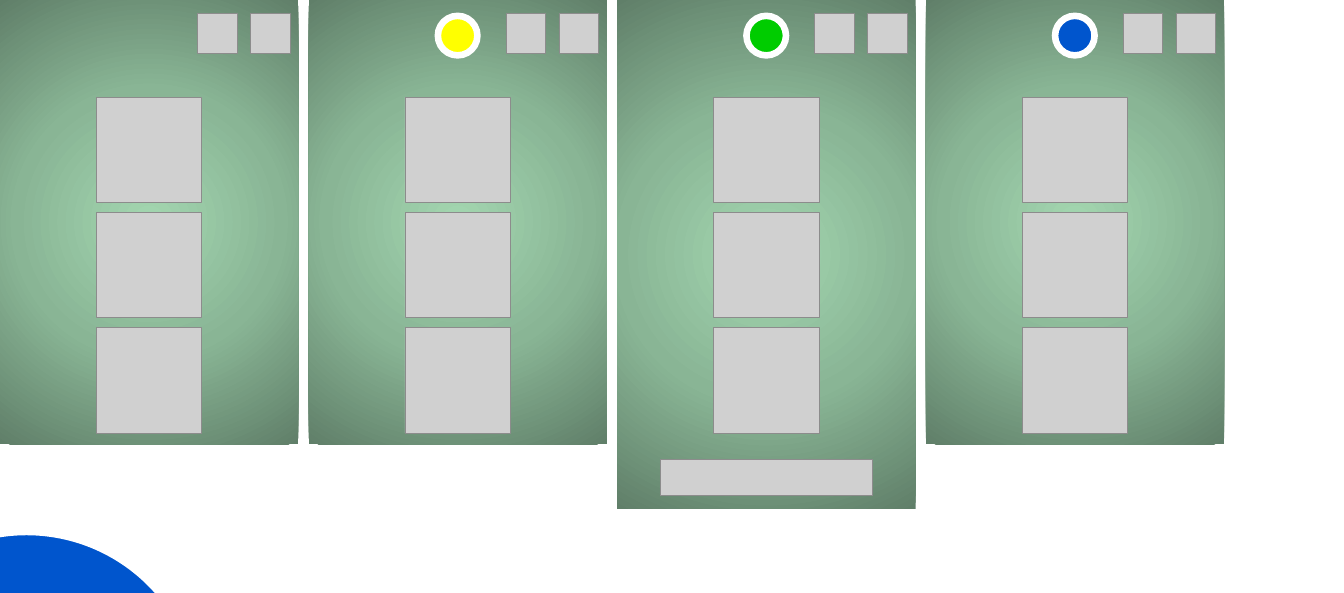
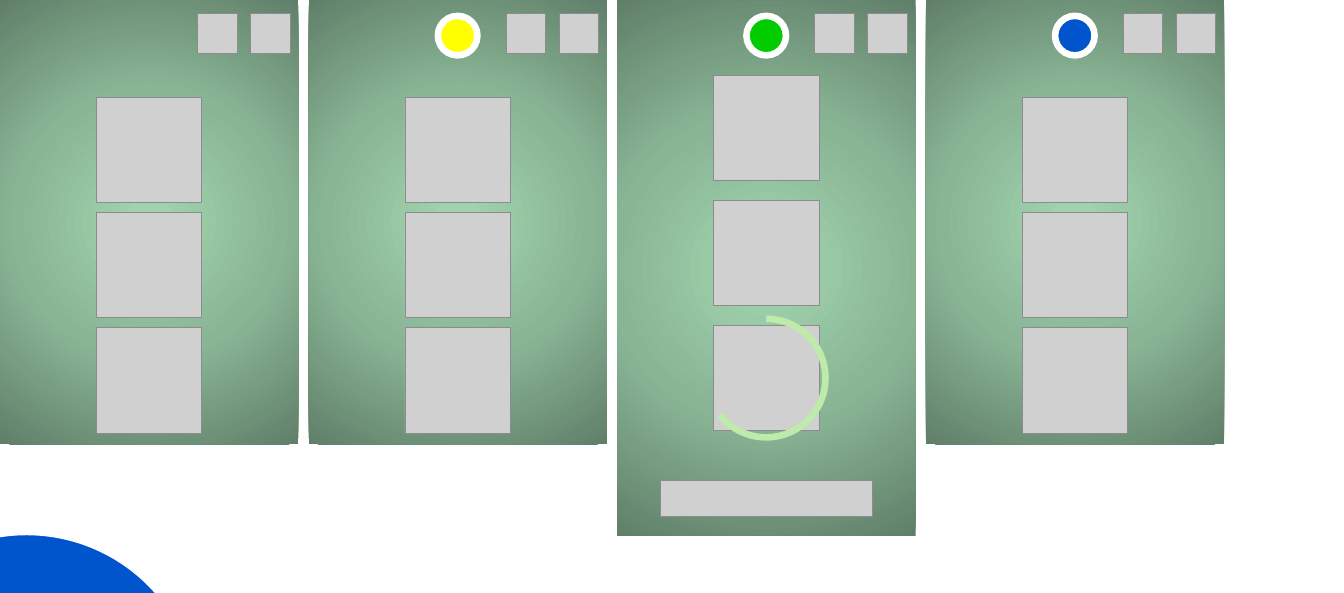
Before and after one commit to lesand/Appxilio, a slide deck: slide 1 of design/UI.pptx. Drawn at 1344x593 pixels with LibreOffice and Linux fonts; fonts in the diff are those of the drawing; grey boxes stand for pictures. Boxes give left, top, right and bottom in pixels: in the first picture for what was removed or moved away, otherwise in the second. Text is boxed around its words. In the diff, an @@ line names an element or a change of style, - is before the commit and + after.

Commit message:
cambios al disenio

```diff
--- a/design/UI.pptx
+++ b/design/UI.pptx
@@ rectangle: place and size @@
-rectangle at box(617, 0, 916, 509)
+rectangle at box(617, 0, 916, 536)
@@ picture: place and size @@
-picture at box(714, 97, 819, 202)
+picture at box(714, 75, 819, 180)
@@ picture: place and size @@
-picture at box(714, 213, 819, 318)
+picture at box(714, 200, 819, 305)
@@ arc (boxed as its full ellipse) added at box(707, 319, 825, 437), outline #BEEBA9 6 pt @@
@@ picture: place and size @@
-picture at box(660, 459, 873, 496)
+picture at box(660, 480, 873, 516)
```
